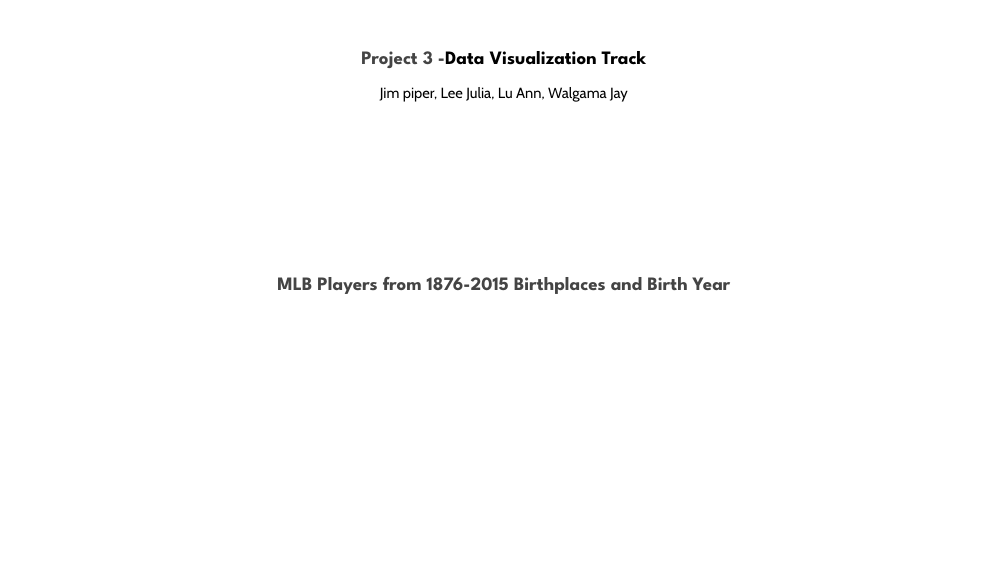
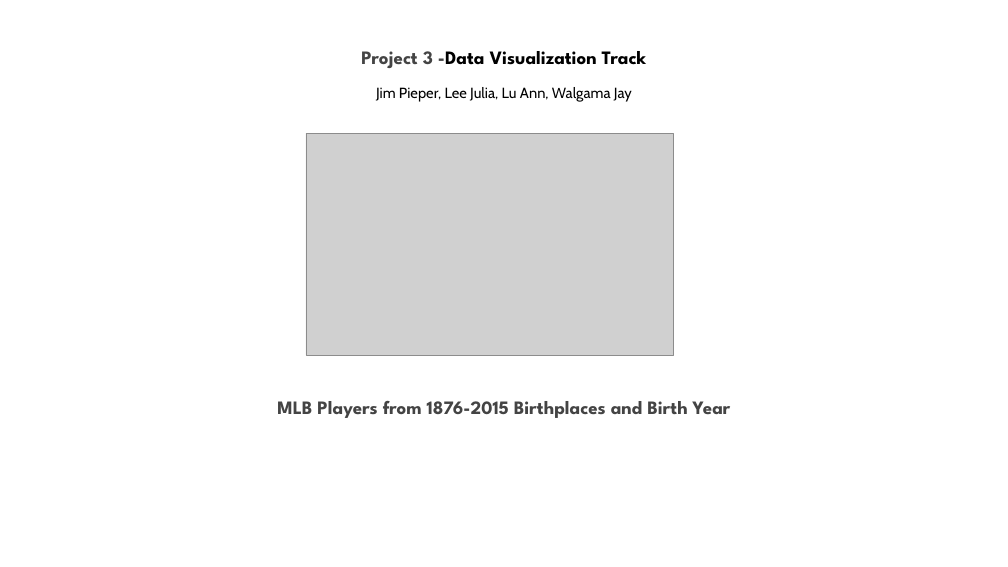
Before and after one commit to leeju09/Project-3-Baseball-, a slide deck: slide 1 of Presentation/Proect3_Group3.pptx. Drawn at 1008x567 pixels with LibreOffice and Linux fonts; fonts in the diff are those of the drawing; grey boxes stand for pictures. Boxes give left, top, right and bottom in pixels: in the first picture for what was removed or moved away, otherwise in the second. Text is boxed around its words. In the diff, an @@ line names an element or a change of style, - is before the commit and + after.

```diff
--- a/Presentation/Proect3_Group3.pptx
+++ b/Presentation/Proect3_Group3.pptx
@@ text at [376,87,632,102]: text changed @@
-Jim piper, Lee Julia, Lu Ann, Walgama Jay
+Jim Pieper, Lee Julia, Lu Ann, Walgama Jay
@@ picture added at [306,133,674,355] @@
@@ text "MLB Players from 1876-2015 Birthplaces ...": place and size @@
-text "MLB Players from 1876-2015 Birthplaces ..." at [277,277,731,294]
+text "MLB Players from 1876-2015 Birthplaces ..." at [277,401,731,418]
```
Also in this commit, not shown: 2 other slides changed.
